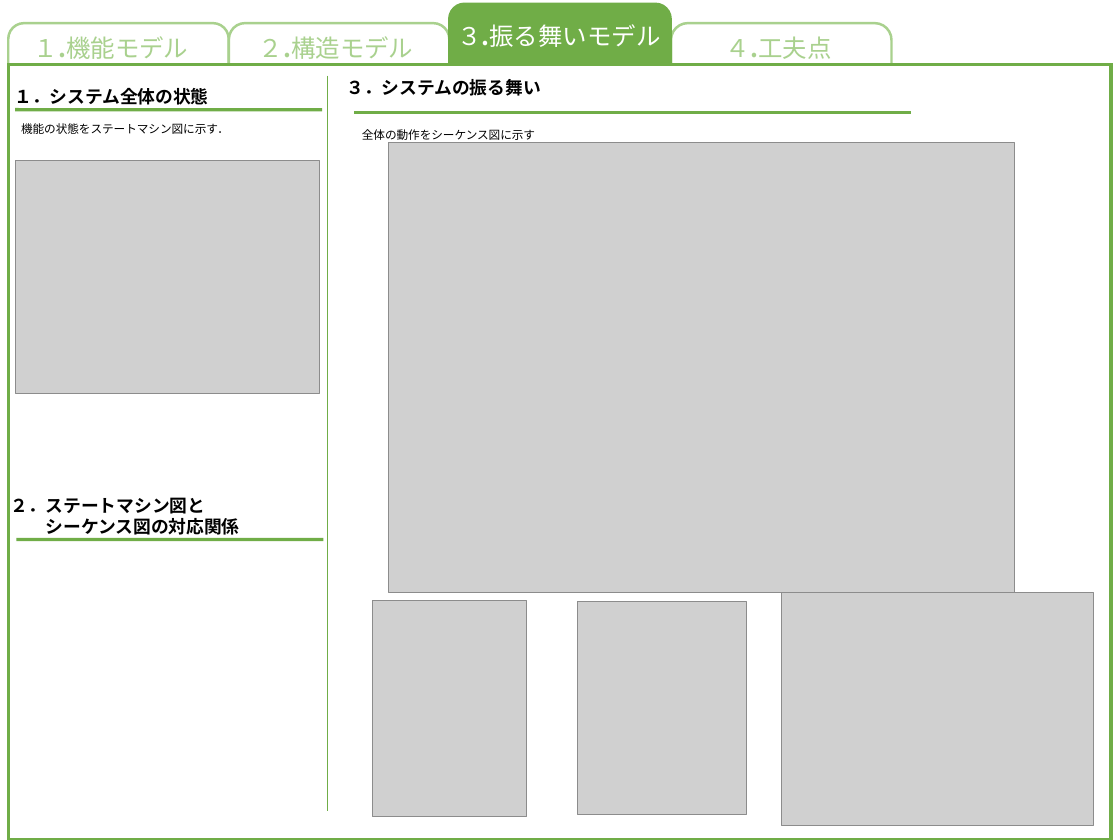
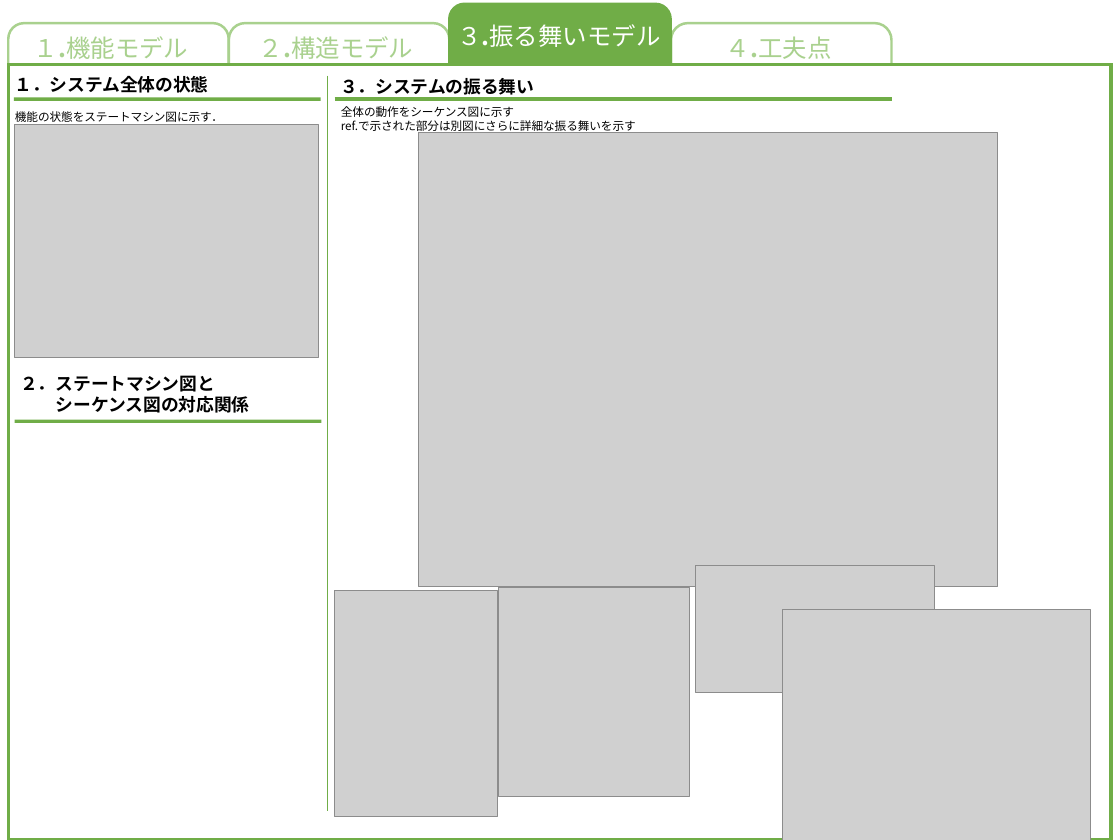
Before and after one commit to akita-lab-2019/model, a slide deck: slide 4 of PowerPoint/振る舞いモデル.pptx. Drawn at 1120x840 pixels with LibreOffice and Linux fonts; fonts in the diff are those of the drawing; grey boxes stand for pictures. Boxes give left, top, right and bottom in pixels: in the first picture for what was removed or moved away, otherwise in the second. Text is boxed around its words. In the diff, an @@ line names an element or a change of style, - is before the commit and + after.

```diff
--- a/PowerPoint/振る舞いモデル.pptx
+++ b/PowerPoint/振る舞いモデル.pptx
@@ text "１．システム全体の状態" rewrapped from bbox=[14, 88, 208, 109] to bbox=[14, 76, 208, 93] @@
@@ text "３．システムの振る舞い" rewrapped from bbox=[347, 79, 541, 96] to bbox=[340, 78, 534, 99] @@
@@ text "機能の状態をステートマシン図に示す．": place and size @@
-text "機能の状態をステートマシン図に示す．" at bbox=[21, 123, 229, 134]
+text "機能の状態をステートマシン図に示す．" at bbox=[15, 111, 223, 125]
@@ line moved from (15, 110) - (322, 110) to (14, 99) - (321, 99) @@
@@ line moved from (354, 113) - (911, 113) to (334, 99) - (891, 99) @@
@@ text at bbox=[341, 106, 636, 134]: text changed @@
-全体の動作をシーケンス図に示す
+全体の動作をシーケンス図に示す
+ref.で示された部分は別図にさらに詳細な振る舞いを示す
@@ picture: place and size @@
-picture at bbox=[15, 161, 319, 394]
+picture at bbox=[14, 125, 318, 358]
@@ picture: place and size @@
-picture at bbox=[389, 142, 1014, 593]
+picture at bbox=[418, 133, 998, 586]
@@ text "２．ステートマシン図と" rewrapped from bbox=[10, 497, 240, 539] to bbox=[20, 375, 250, 413] @@
@@ line moved from (17, 539) - (323, 539) to (14, 422) - (322, 422) @@
@@ picture added at bbox=[695, 565, 934, 692] @@
@@ picture: place and size @@
-picture at bbox=[372, 600, 526, 817]
+picture at bbox=[334, 591, 497, 818]
@@ picture added at bbox=[498, 588, 689, 797] @@
@@ picture removed at bbox=[578, 602, 746, 814] @@
@@ picture: place and size @@
-picture at bbox=[782, 593, 1094, 826]
+picture at bbox=[782, 610, 1090, 840]
```
Also in this commit, not shown: 1 other slide changed, 5 other files.
